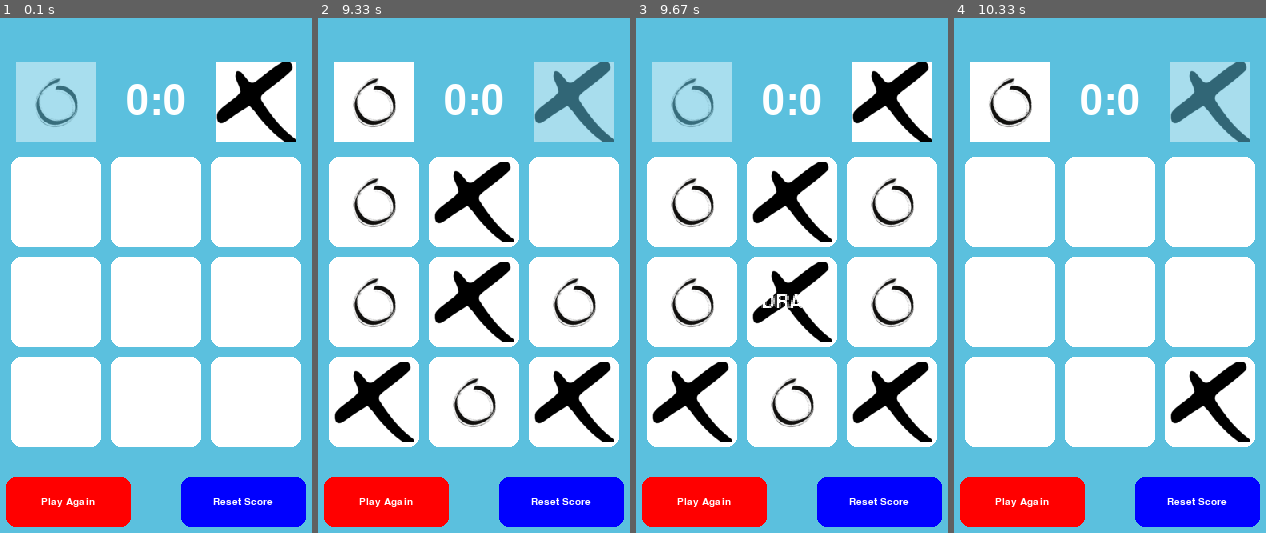
Above: before the commit, frames 1-4 (left to right).
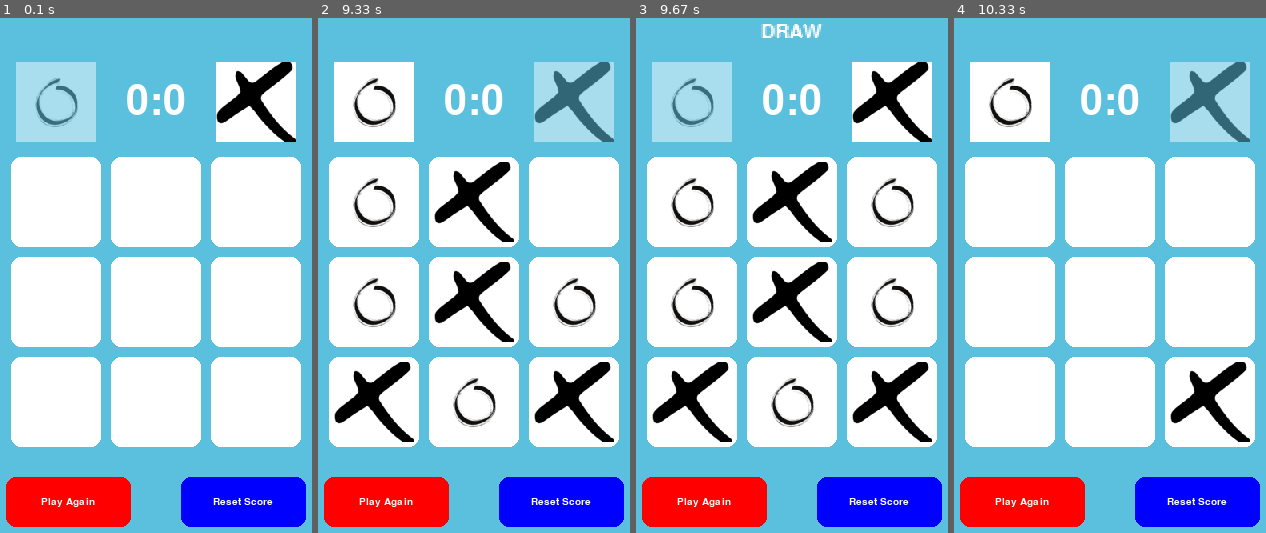
Above: after the commit, the same moments.

Repository: codePerfect7/tictactoepygame
Game: pygame game, started from game.py
Same seed, same stepped clock (60 frames per second), same inputs: the game is played once before the commit and once after it.
Inputs (mouse positions are in pixels of both pictures, inside the frame that each line leads up to):
- Up to frame 1 (0.1 s): no input
- Up to frame 2 (9.33 s): click (474, 275) at 0.38 s; click "Play Again" at 0.72 s; click "Reset Score" at 1.05 s; click (339, 409) at 1.62 s; click (339, 450) at 1.95 s; click (355, 244) at 2.28 s; click (442, 244) at 3.18 s; click (617, 342) at 3.52 s; click (433, 280) at 3.85 s; click "Play Again" at 4.18 s; click (389, 244) at 4.52 s; click (377, 357) at 4.85 s; click (336, 260) at 5.18 s; click (548, 450) at 6.08 s; click (573, 337) at 6.98 s; click (467, 332) at 7.32 s; click (477, 357) at 8.22 s; click (449, 167) at 8.55 s
- Up to frame 3 (9.67 s): click (870, 239) at 9.45 s
- Up to frame 4 (10.33 s): click "Play Again" at 9.78 s; click (1231, 399) at 10.12 s

Frames 1-2 are identical in both runs. In frame 3, 0.6% of the frame differs, in the area x 40-60%, y 1-57%; in frame 4, nothing differs.

Commit message:
Update game.py

Diff:
--- a/game.py
+++ b/game.py
@@ -10,7 +10,7 @@
 pygame.display.set_caption('Tic Tac Toe')
 
 class Game:
-    def __init__(self, score):
+    def __init__(self, score: list[int]):
         self.matrix = [[None]*3 for _ in range(3)]
         self.turn = choice(['x', 'o'])
         self.over = False
@@ -22,23 +22,29 @@
         self.loadImages()
 
     def loadImages(self):
+        ''' Helper function to load all the images '''
         self.cross = pygame.transform.scale(pygame.image.load('x.png'), (80, 80))
         self.o = pygame.transform.scale(pygame.image.load('o.png'), (80, 80))
         self.redline_hor = pygame.image.load('red-line.png')
         self.redline_ver = pygame.transform.rotate(self.redline_hor, 90)
+        # Diagonal 2 is /
         self.redline_dia2 = pygame.transform.rotate(pygame.transform.scale(self.redline_hor, (sqrt(2)*300, 30)), 45)
+        # Diagonal 1 is \
         self.redline_dia1 = pygame.transform.rotate(self.redline_dia2, 90)
+        # Saving and exporting all the images as lists
         self.lines = [self.redline_hor, self.redline_ver, self.redline_dia1, self.redline_dia2]
         self.images = [self.cross, self.o]
 
     def loadText(self):
+        ''' Loading all the text. Make sure that pygame is initialized as done in line 8 '''
         self.fontEngine = pygame.font.SysFont('Komika Axis', 15)
         self.playAgainText = self.fontEngine.render('Play Again', True, 'white')
         self.resetScoreText = self.fontEngine.render('Reset Score', True, 'white')
         self.drawText = pygame.transform.scale2x(self.fontEngine.render('DRAW', True, 'white'))
         self.text = [self.playAgainText, self.resetScoreText, self.drawText]
 
-    def handleClick(self, clicks):
+    def handleClick(self, clicks: list[int]):
+        ''' Function to handle the clicks made by user '''
         if self.matrix[clicks[0]-1][clicks[1]-1] != None or self.over:
             return
         self.matrix[clicks[0]-1][clicks[1]-1] = self.turn
@@ -46,6 +52,7 @@
         self.checkGameOver()
 
     def checkGameOver(self):
+        ''' Checking Game Over after every move '''
         # Checking rows
         board = self.matrix
         for row in range(3):
@@ -74,18 +81,21 @@
             self.score[0] += 1
         if self.over and self.winner == 'x':
             self.score[1] += 1
-        if any(None in row for row in self.matrix):
+        if any(None in row for row in self.matrix):    # Checking for an empty spot in the board
             return
-        elif not self.over:
+        elif not self.over:            # If the board is full amd game is not over, it is declared draw
             self.over, self.winner = True, 'draw'
 
-    def handleButtonClick(self, buttonNo):
+    def handleButtonClick(self, buttonNo: int):
+        ''' Function to handle button clicks '''
         if buttonNo == 1:
+            # Initializing just the game class using the old score
             self.__init__(self.score)
         if buttonNo == 2:
+            # Initializing just the game class using the new score
             self.score = [0,0]
 
-def draw(window: pygame.Surface, images, turn, matrix, over, winner, buttons, score, lines, text, gameOverMarkers):
+def draw(window: pygame.Surface, images: list[pygame.Surface], turn: string, matrix: list[list[(None, str)]], over: bool, winner: str | None, buttons: list[pygame.Rect], score: list[int], lines: list[pygame.Surface], text: list[pygame.Surface], gameOverMarkers):
     # Background and rectangles
     window.fill((91, 192, 222))
     for i in range(3):
@@ -97,7 +107,7 @@
             if matrix[i][j] == 'o':
                 window.blit(images[1], (60+100*j, 160+100*i))
 
-    # Turn Displayer
+    # Turn Displayer ( set_alpha() sets the transparency )
     x_surface = images[0].copy()
     o_surface = images[1].copy()
     if turn == 'o':
@@ -145,12 +155,13 @@
             window.blit(lines[3], redRect)
         if winner == 'draw':
             drawRect = text[2].get_rect()
-            drawRect.center = (200, 300)
+            drawRect.center = (200, 30)      # Draw should be displayed at (200, 30). Error in video was not needed
             window.blit(text[2], drawRect)
 
     pygame.display.update()
 
 def userClick():
+    ''' Handling the user clicks '''
     x, y = pygame.mouse.get_pos()
 
     # Checking x
@@ -181,10 +192,11 @@
     if x in range(225, 350) and y in range(475, 525):
         return [2]
 
+    # If a valid cell is clicked, it is returned
     if row and col:
         return [row, col]
 
-    return None
+    return None        # If nothing is clicked None is returned
 
 def main():
     clock = pygame.time.Clock()
